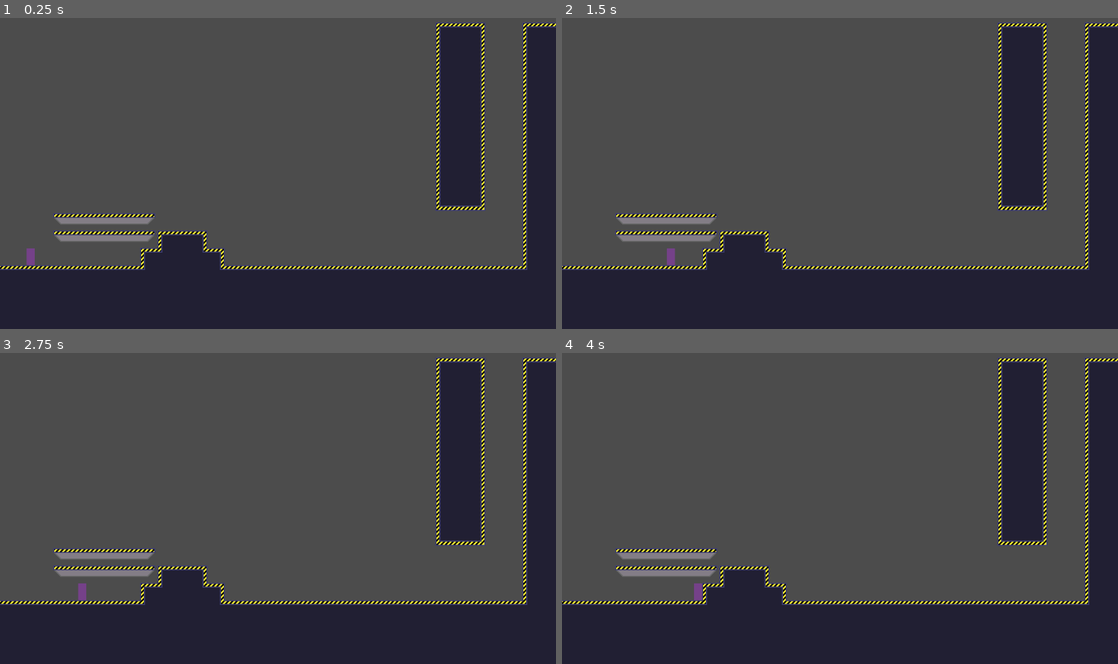
Above: before the commit, frames 1-4 (two rows, left to right).
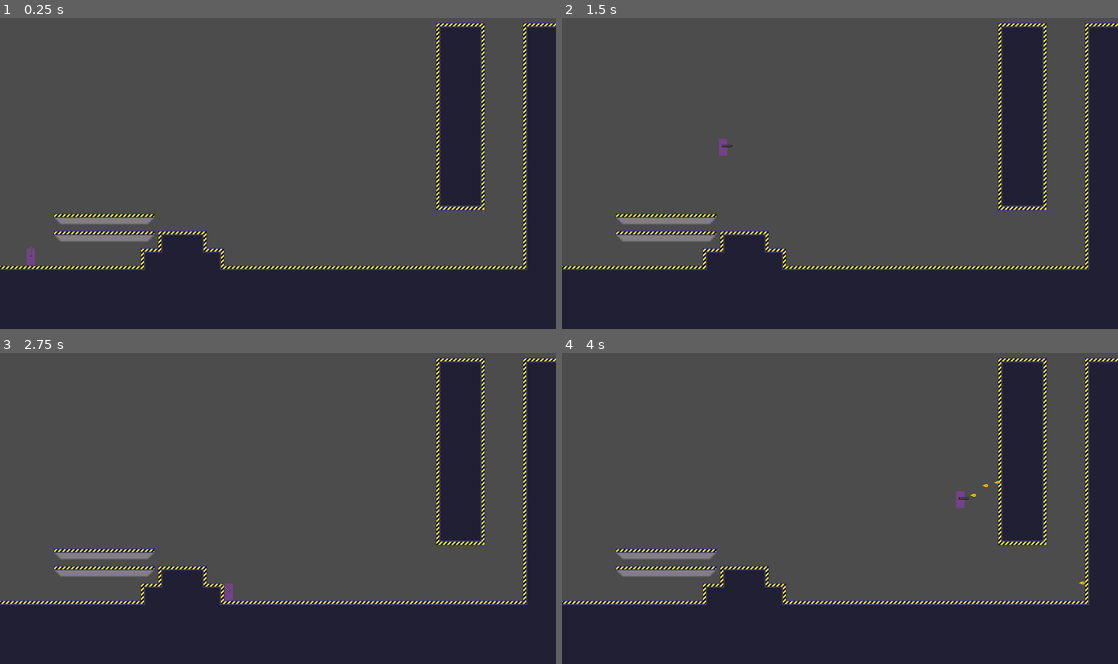
Above: after the commit, the same moments.

Repository: Nibuyaga/MetroidvaniaProject
Game: Godot game, scene res://Rooms/Test_Room.tscn
Two runs of this game, one before a commit and one after it. Both use one fixed random seed, a clock stepped at 60 frames per second and the inputs below.
Inputs:
- Up to frame 1 (0.25 s): no input
- Up to frame 2 (1.5 s): tap Enter at 0.5 s; hold A (aim_down_left, bound only after the commit) 0.53-1.28 s; hold Right (ui_right) from 0.53 s (still down); tap Z (jump, bound only after the commit) at 0.77, 1.07 s; tap D (aim_down_right, bound only after the commit) at 0.8, 1.35 s
- Up to frame 3 (2.75 s): tap Z (jump, bound only after the commit) at 1.52, 1.82 s; tap Q (aim_up_left, bound only after the commit) at 1.55 s; release Right (ui_right) at 2.03 s; hold Left (ui_left) from 2.03 s (still down); hold Q (aim_up_left, bound only after the commit) from 2.03 s (still down); tap E (aim_up_right, bound only after the commit) at 2.3 s
- Up to frame 4 (4 s): release Left (ui_left) at 2.78 s; release Q (aim_up_left, bound only after the commit) at 2.78 s; hold Right (ui_right) from 2.78 s (still down); tap E (aim_up_right, bound only after the commit) at 2.85 s; tap Z (jump, bound only after the commit) at 3.02, 3.32, 3.77, 3.8 s; tap X (attack_a, bound only after the commit) at 3.05 s; hold X (attack_a, bound only after the commit) from 3.53 s (still down)

The runs differ from the first frame. In frame 1, less than 0.1% of the frame differs, in the area x 5-6%, y 73-77%; in frame 2, 0.2%; in frame 3, 0.2%; in frame 4, 0.2%, in the area x 23-95%, y 41-80%.

Commit message:
aiming and firing bullets

Diff:
--- /dev/null
+++ b/Project_MV_Vb/Objects/Bullets/NormalBullet.gd
@@ -0,0 +1,20 @@
+extends Area2D
+
+
+# Declare member variables here. Examples:
+# var a = 2
+# var b = "text"
+var speed = 512
+
+# Called when the node enters the scene tree for the first time.
+func _ready():
+	position -= transform.y * 16
+
+func _physics_process(delta):
+	position -= transform.y * speed * delta
+	if len(get_overlapping_bodies()) > 0:
+		queue_free()
+	if position.x < -5000 or position.x > 5000:
+		queue_free()
+	if position.y < -5000 or position.y > 5000:
+		queue_free()
--- /dev/null
+++ b/Project_MV_Vb/Objects/Bullets/NormalBullet.tscn
@@ -0,0 +1,18 @@
+[gd_scene load_steps=4 format=2]
+
+[ext_resource path="res://Objects/Bullets/normal_bullet.png" type="Texture" id=1]
+[ext_resource path="res://Objects/Bullets/NormalBullet.gd" type="Script" id=2]
+
+[sub_resource type="CircleShape2D" id=1]
+radius = 5.42707
+
+[node name="NormalBullet" type="Area2D"]
+script = ExtResource( 2 )
+
+[node name="Sprite" type="Sprite" parent="."]
+position = Vector2( 0.0496044, -0.0496044 )
+scale = Vector2( 0.339616, 0.339616 )
+texture = ExtResource( 1 )
+
+[node name="CollisionShape2D" type="CollisionShape2D" parent="."]
+shape = SubResource( 1 )
--- a/Project_MV_Vb/Objects/Player/player.gd
+++ b/Project_MV_Vb/Objects/Player/player.gd
@@ -1,53 +1,95 @@
 extends KinematicBody2D
 
+const NormalBullet = preload("../Bullets/NormalBullet.tscn")
+
 var move = Vector2(0,0)
-var drag = 0.1
-var minimum_move = 5
-
-export var Speed = 1000
-export var Gravity = 10
-export var JumpForce = -500
-export var AirJumps = 1
-export var WallJumps = 3
-export var WallJumpForce = -250
+var minimum_move = 2
 
 var wall_jump_distance = 8 # relative to tile-size
 var air_jump = 0
 var wall_jump = 0
+var facing = 0
+var aim = 0 # multiply by 45 degrees
+var firing_cooldown = 0
 
-var aim = 0 # time 45 degrees
+export var Speed = 2048
+export var Drag = 8
+export var Gravity = 16
+export var JumpForce = -512
+export var AirJumps = 1
+export var WallJumps = 3
+export var WallJumpForce = -256
+export var FiringRate = 0.1 #time in in seconds
 
 onready var drop_check = get_node("Drop_Down_Check")
 
 func _input(event):
 	# input for falling through 'pass' tiles
-	if event.is_action_pressed("ui_down") and drop_check.is_colliding():
+	if event.is_action_pressed("aim_down") and drop_check.is_colliding():
 		position.y += 1
 
-func jump(delta, intention):
+func update_aim():
+	var manual_aim_up = Input.get_action_strength("aim_up_right") - Input.get_action_strength("aim_up_left")
+	var manual_aim_down = Input.get_action_strength("aim_down_right") - Input.get_action_strength("aim_down_left")
+	var auto_aim = Input.get_action_strength("aim_up") - Input.get_action_strength("aim_down")
+	if manual_aim_up:
+		aim = int(manual_aim_up)
+	elif manual_aim_down:
+		aim = int(manual_aim_down)
+	# If not manually aiming, figure it out with up and down.
+	else:
+		if facing:
+			aim = round(facing)*2
+			if aim < 0:
+				aim += auto_aim
+			elif aim > 0:
+				aim -= auto_aim
+		elif auto_aim:
+			aim = (auto_aim-1)*2
+	aim = int(aim+8)%8
+	var gun = get_node('gun')
+	gun.rotation = deg2rad(aim*45)
+	gun.apply_scale(Vector2(1,1))
+
+func update_jump():
 	if is_on_floor():
 		air_jump = 0
 		wall_jump = 0
-	if Input.is_action_just_pressed("ui_up"):
+	if Input.is_action_just_pressed("jump"):
 		var space_state = get_world_2d().direct_space_state
-		var to = global_position + Vector2(intention * wall_jump_distance, 0)
+		var to = global_position + Vector2(facing * wall_jump_distance, 0)
 		var wall_ray_results = space_state.intersect_ray(global_position, to, [self])
 		if is_on_floor():
 			pass
 		elif len(wall_ray_results) > 0 and wall_jump < WallJumps:
 			wall_jump += 1
-			move.x += (intention * WallJumpForce)
+			move.x += (facing * WallJumpForce)
 		elif air_jump < AirJumps:
 			air_jump += 1
 		else:
 			return
 		move.y = JumpForce
 
+func update_firing(delta):
+	firing_cooldown -= delta
+	if firing_cooldown > 0:
+		return
+	if Input.get_action_strength("attack_a") > 0:
+		firing_cooldown = FiringRate
+		var bullet = NormalBullet.instance()
+		bullet.position = global_position
+		bullet.rotation_degrees = aim*45
+		get_tree().current_scene.add_child(bullet)
+
 func _physics_process(delta):
-	var intention = Input.get_action_strength("ui_right") - Input.get_action_strength("ui_left")
-	move.x += (Speed * intention) * delta
+	facing = Input.get_action_strength("move_right") - Input.get_action_strength("move_left")
+	move.x += (Speed * facing) * delta
 	move.y += Gravity
 	move = move_and_slide(move, Vector2.UP)
-	jump(delta, intention)
-	move.x /= 1+drag
+
+	update_jump()
+	update_aim()
+	update_firing(delta)
+
+	move.x /= 1+(Drag*delta)
 	if abs(move.x) < minimum_move: move.x = 0
--- a/Project_MV_Vb/Objects/Player/player.tscn
+++ b/Project_MV_Vb/Objects/Player/player.tscn
@@ -1,13 +1,14 @@
-[gd_scene load_steps=4 format=2]
+[gd_scene load_steps=5 format=2]
 
 [ext_resource path="res://Objects/Player/player.png" type="Texture" id=1]
 [ext_resource path="res://Objects/Player/player.gd" type="Script" id=2]
+[ext_resource path="res://Objects/Player/player_arm.png" type="Texture" id=3]
 
 [sub_resource type="CapsuleShape2D" id=1]
 radius = 7.79467
 height = 15.9565
 
-[node name="Test_Block_David" type="KinematicBody2D"]
+[node name="Player" type="KinematicBody2D"]
 script = ExtResource( 2 )
 __meta__ = {
 "_edit_group_": true
@@ -25,3 +26,11 @@
 enabled = true
 cast_to = Vector2( 0, 2 )
 collision_mask = 2
+
+[node name="gun" type="Node2D" parent="."]
+position = Vector2( -0.15749, -2.83482 )
+
+[node name="Sprite" type="Sprite" parent="gun"]
+scale = Vector2( 0.603536, 0.603536 )
+texture = ExtResource( 3 )
+offset = Vector2( 0, -11.671 )
--- a/Project_MV_Vb/project.godot
+++ b/Project_MV_Vb/project.godot
@@ -14,6 +14,64 @@
 run/main_scene="res://Rooms/Test_Room.tscn"
 config/icon="res://icon.png"
 
+[input]
+
+move_left={
+"deadzone": 0.5,
+"events": [ Object(InputEventKey,"resource_local_to_scene":false,"resource_name":"","device":0,"alt":false,"shift":false,"control":false,"meta":false,"command":false,"pressed":false,"scancode":16777231,"unicode":0,"echo":false,"script":null)
+ ]
+}
+move_right={
+"deadzone": 0.5,
+"events": [ Object(InputEventKey,"resource_local_to_scene":false,"resource_name":"","device":0,"alt":false,"shift":false,"control":false,"meta":false,"command":false,"pressed":false,"scancode":16777233,"unicode":0,"echo":false,"script":null)
+ ]
+}
+aim_up={
+"deadzone": 0.5,
+"events": [ Object(InputEventKey,"resource_local_to_scene":false,"resource_name":"","device":0,"alt":false,"shift":false,"control":false,"meta":false,"command":false,"pressed":false,"scancode":16777232,"unicode":0,"echo":false,"script":null)
+ ]
+}
+aim_down={
+"deadzone": 0.5,
+"events": [ Object(InputEventKey,"resource_local_to_scene":false,"resource_name":"","device":0,"alt":false,"shift":false,"control":false,"meta":false,"command":false,"pressed":false,"scancode":16777234,"unicode":0,"echo":false,"script":null)
+ ]
+}
+jump={
+"deadzone": 0.5,
+"events": [ Object(InputEventKey,"resource_local_to_scene":false,"resource_name":"","device":0,"alt":false,"shift":false,"control":false,"meta":false,"command":false,"pressed":false,"scancode":90,"unicode":0,"echo":false,"script":null)
+ ]
+}
+attack_a={
+"deadzone": 0.5,
+"events": [ Object(InputEventKey,"resource_local_to_scene":false,"resource_name":"","device":0,"alt":false,"shift":false,"control":false,"meta":false,"command":false,"pressed":false,"scancode":88,"unicode":0,"echo":false,"script":null)
+ ]
+}
+attack_b={
+"deadzone": 0.5,
+"events": [ Object(InputEventKey,"resource_local_to_scene":false,"resource_name":"","device":0,"alt":false,"shift":false,"control":false,"meta":false,"command":false,"pressed":false,"scancode":67,"unicode":0,"echo":false,"script":null)
+ ]
+}
+aim_up_left={
+"deadzone": 0.5,
+"events": [ Object(InputEventKey,"resource_local_to_scene":false,"resource_name":"","device":0,"alt":false,"shift":false,"control":false,"meta":false,"command":false,"pressed":false,"scancode":81,"unicode":0,"echo":false,"script":null)
+ ]
+}
+aim_up_right={
+"deadzone": 0.5,
+"events": [ Object(InputEventKey,"resource_local_to_scene":false,"resource_name":"","device":0,"alt":false,"shift":false,"control":false,"meta":false,"command":false,"pressed":false,"scancode":69,"unicode":0,"echo":false,"script":null)
+ ]
+}
+aim_down_left={
+"deadzone": 0.5,
+"events": [ Object(InputEventKey,"resource_local_to_scene":false,"resource_name":"","device":0,"alt":false,"shift":false,"control":false,"meta":false,"command":false,"pressed":false,"scancode":65,"unicode":0,"echo":false,"script":null)
+ ]
+}
+aim_down_right={
+"deadzone": 0.5,
+"events": [ Object(InputEventKey,"resource_local_to_scene":false,"resource_name":"","device":0,"alt":false,"shift":false,"control":false,"meta":false,"command":false,"pressed":false,"scancode":68,"unicode":0,"echo":false,"script":null)
+ ]
+}
+
 [layer_names]
 
 2d_physics/layer_1="General Collision"
Binary file added: Project_MV_Vb/Objects/Bullets/normal_bullet.png
Not shown, added: Project_MV_Vb/Objects/Bullets/normal_bullet.png.import
Binary file added: Project_MV_Vb/Objects/Player/player_arm.png
Not shown, added: Project_MV_Vb/Objects/Player/player_arm.png.import
